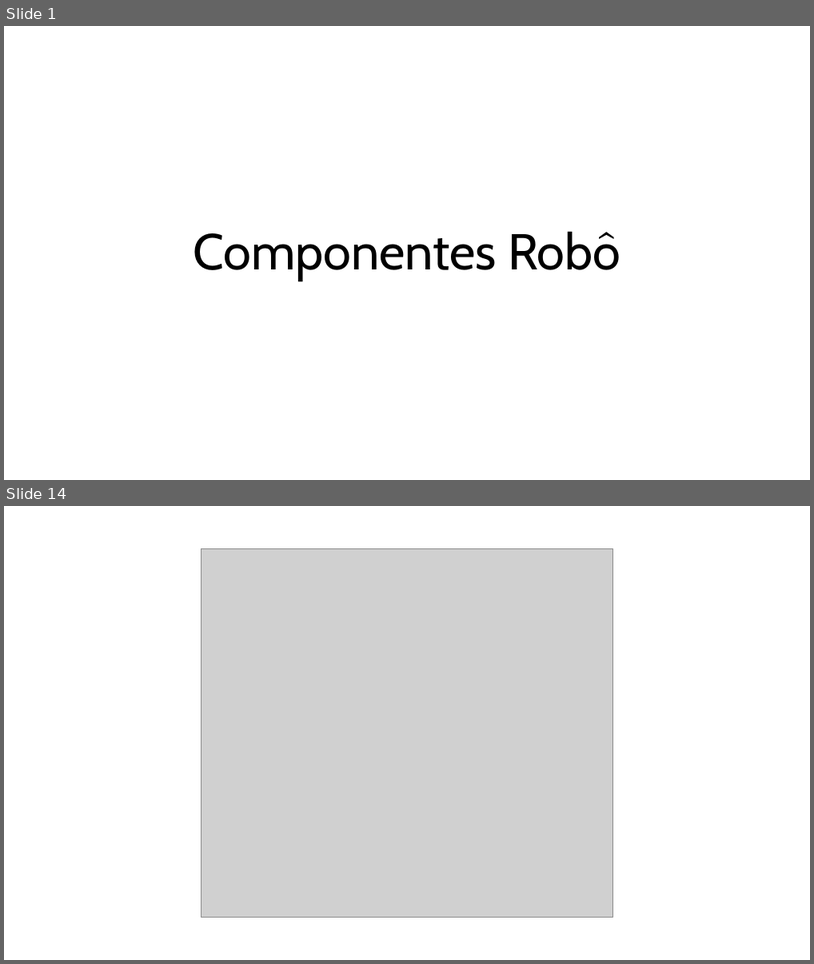
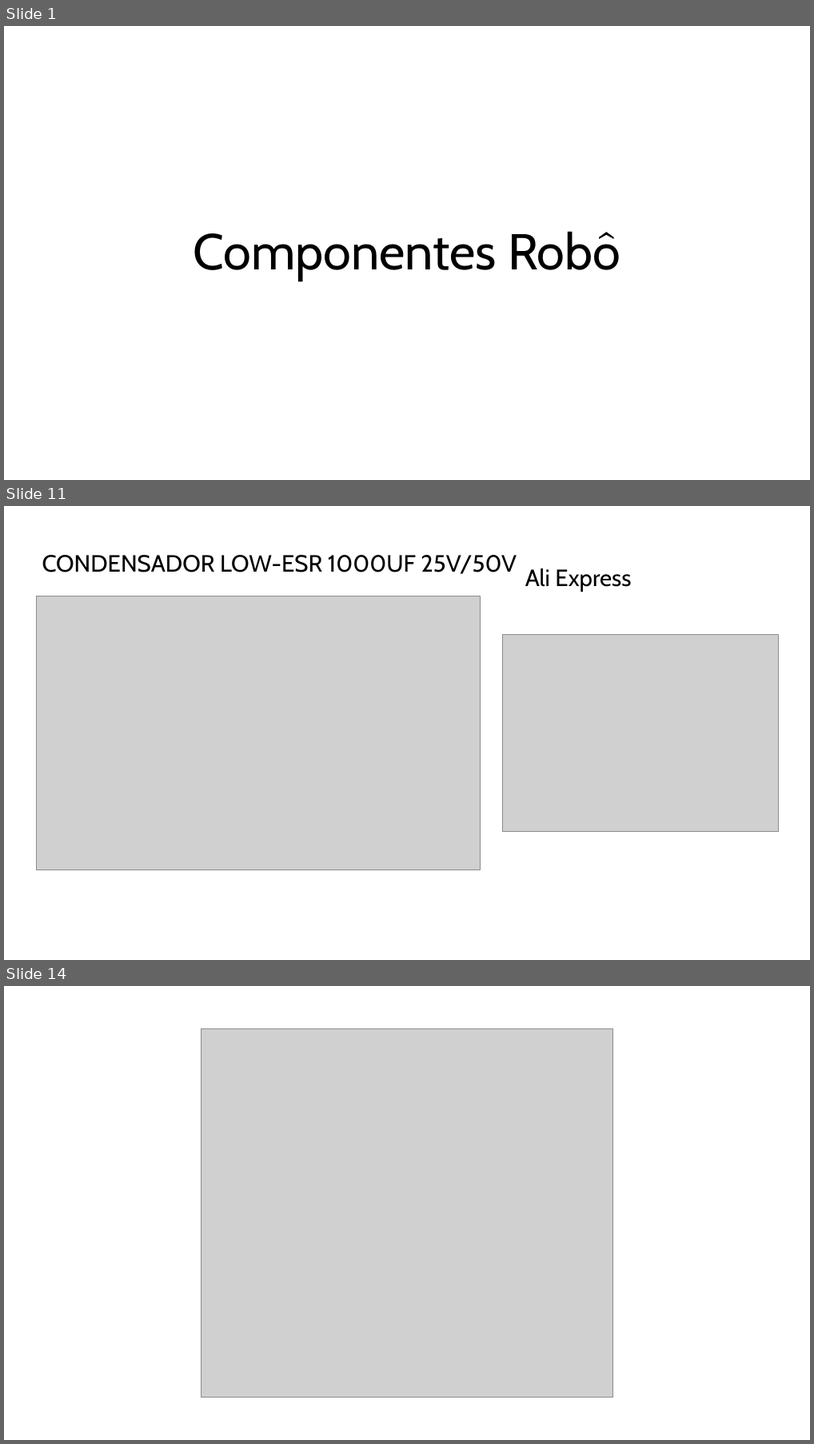
Before and after one commit to lg670/Dragster_Efanor26, a slide deck: Componentes_Robô.pptx. Shown one above the other, each under a label of ours: slides 1 and 14 before the commit, slides 1, 11 and 14 after it; the slides between them are not shown. The pictures are 814x964 and 814x1444 pixels, drawn with LibreOffice and Linux fonts; fonts in the diff are those of the drawing; grey boxes stand for pictures. Boxes give left, top, right and bottom in pixels: in the first picture for what was removed or moved away, otherwise in the second. Text is boxed around its words. In the diff, an @@ line names an element or a change of style, - is before the commit and + after.

```diff
--- a/Componentes_Robô.pptx
+++ b/Componentes_Robô.pptx
@@ slide 11 added at [4,506,810,960], background #FFFFFF @@
@@ text added at [42,555,517,574], 28 pt, text #000000 @@
+CONDENSADOR LOW-ESR 1000UF 25V/50V
@@ text added at [526,568,631,592], 28 pt, text #000000 @@
+Ali Express
@@ picture added at [36,596,481,869] @@
@@ picture added at [502,635,778,832] @@
```
Also in this commit, not shown: 11 other slides added, 12 slides removed.
